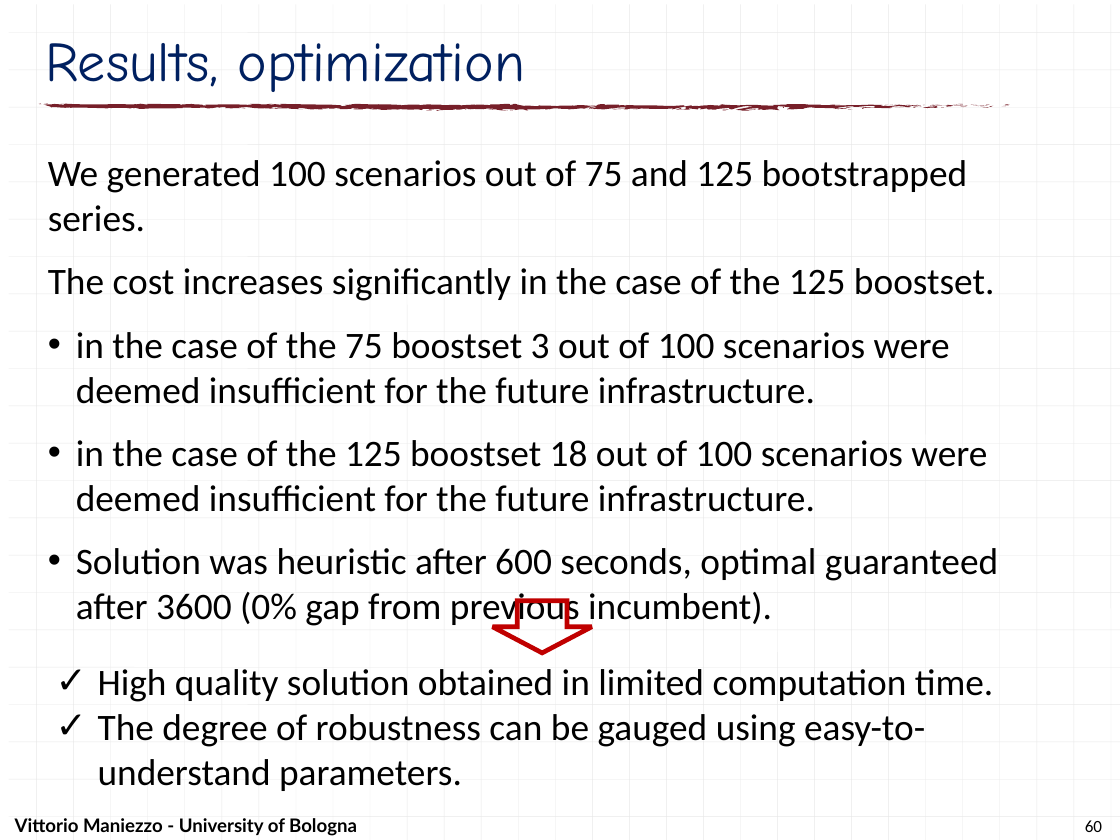
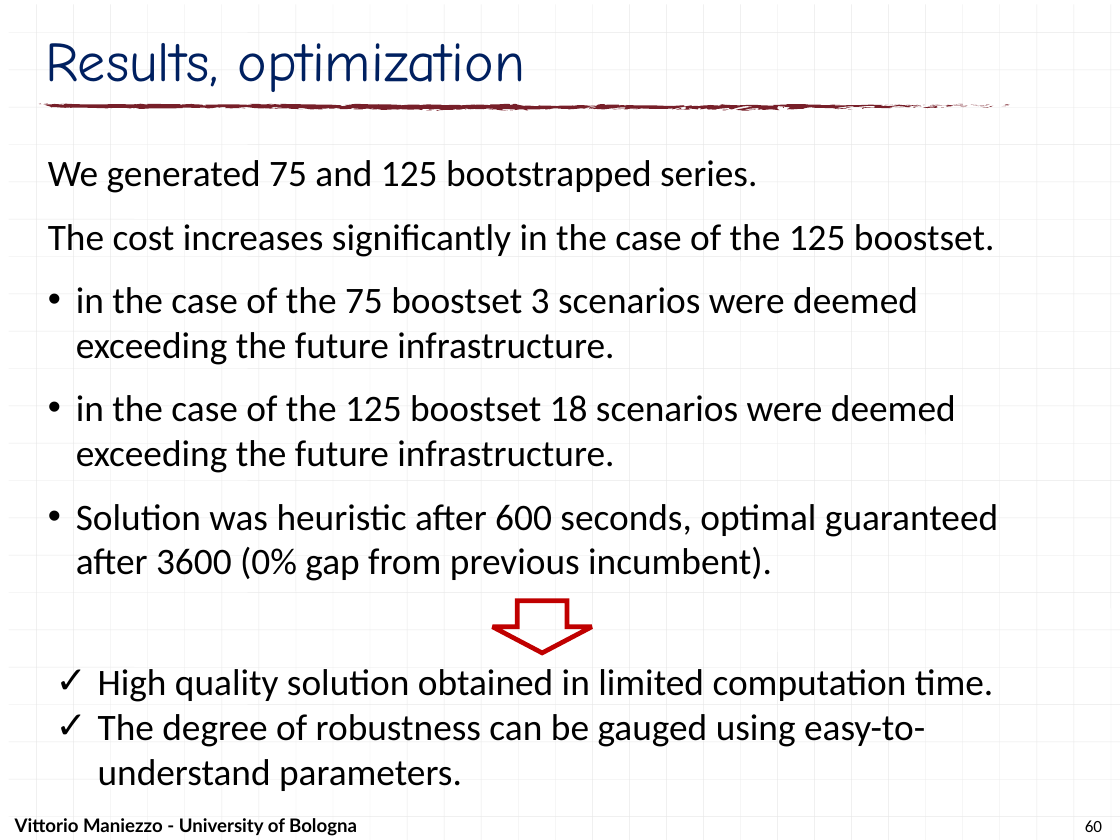
Before and after one commit to maniezzo/GDOforecast, a slide deck: slide 60 of doc/Schedulingseminar/schedulingSeminarXdock.pptx. Drawn at 1120x840 pixels with LibreOffice and Linux fonts; fonts in the diff are those of the drawing. Boxes give left, top, right and bottom in pixels: in the first picture for what was removed or moved away, otherwise in the second. Text is boxed around its words. In the diff, an @@ line names an element or a change of style, - is before the commit and + after.

```diff
--- a/doc/Schedulingseminar/schedulingSeminarXdock.pptx
+++ b/doc/Schedulingseminar/schedulingSeminarXdock.pptx
@@ text at [48,160,757,193]: text changed @@
-We generated 100 scenarios out of 75 and 125 bootstrapped series.
+We generated 75 and 125 bootstrapped series.
@@ text at [76,287,956,473]: text changed @@
-• in the case of the 75 boostset 3 out of 100 scenarios were deemed insufficient for the future infrastructure.
-• in the case of the 125 boostset 18 out of 100 scenarios were deemed insufficient for the future infrastructure.
+• in the case of the 75 boostset 3 scenarios were deemed exceeding the future infrastructure.
+• in the case of the 125 boostset 18 scenarios were deemed exceeding the future infrastructure.
```
Also in this commit, not shown: 1 other slide changed, 1 other file.
